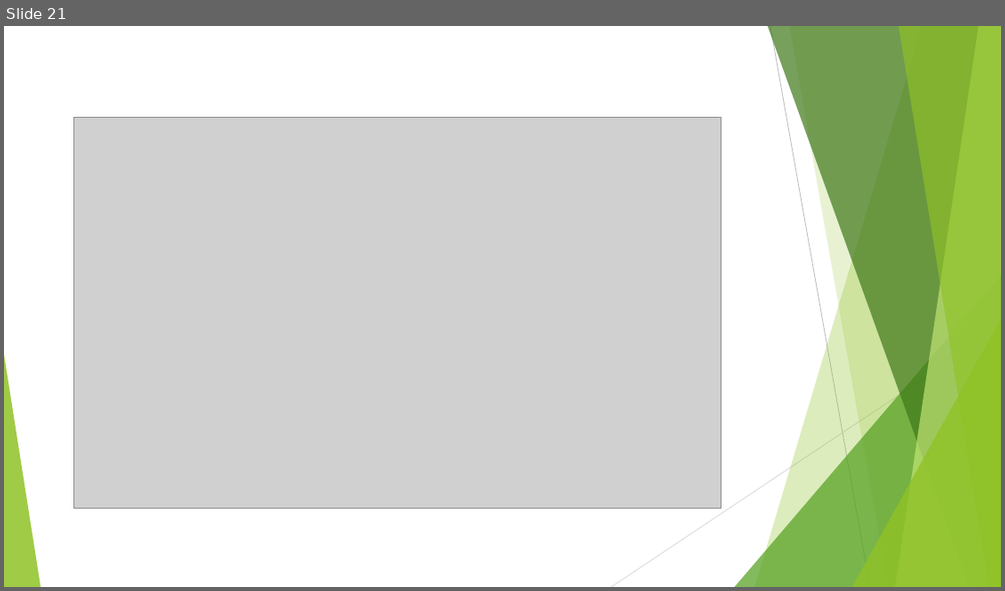
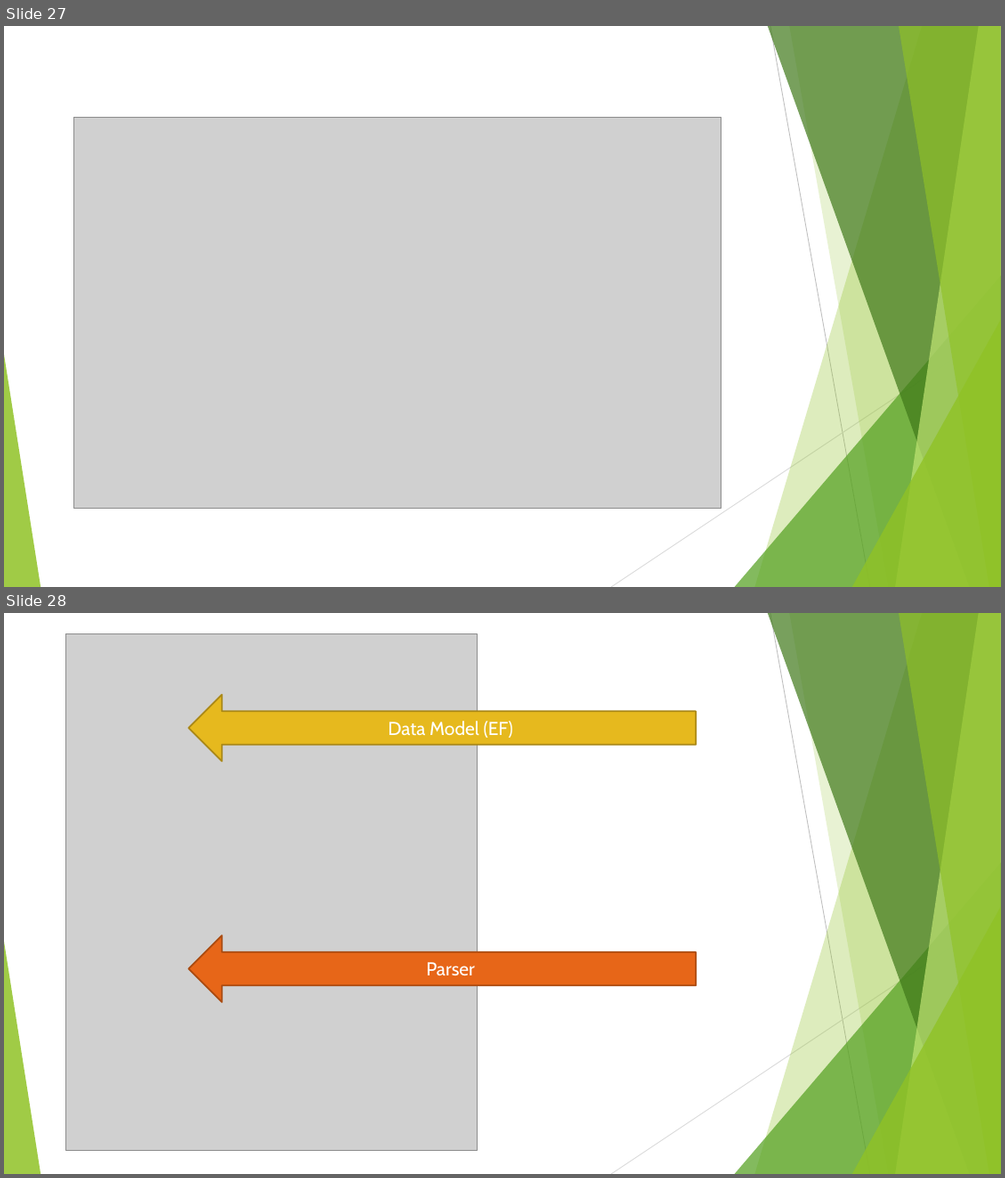
Before and after one commit to TKostyrkaWSEI/MDXHelper, a slide deck: _DCDemoFiles/DCSlajdy.pptx. Shown one above the other, each under a label of ours: slide 21 before the commit, slides 27 and 28 after it. The pictures are 1005x591 and 1005x1178 pixels, drawn with LibreOffice and Linux fonts; fonts in the diff are those of the drawing; grey boxes stand for pictures. Boxes give left, top, right and bottom in pixels: in the first picture for what was removed or moved away, otherwise in the second. Text is boxed around its words. In the diff, an @@ line names an element or a change of style, - is before the commit and + after.

```diff
--- a/_DCDemoFiles/DCSlajdy.pptx
+++ b/_DCDemoFiles/DCSlajdy.pptx
@@ slide 28 added at (4,613,1001,1174), background #FFFFFF; not listed: 10 template elements that a slide beside it also shows @@
@@ picture added at (66,634,477,1150) @@
@@ right arrow added at (189,695,696,761), fill #E6B91E, outline #AA8916 1.5 pt, 18 pt, text #FFFFFF @@
+Data Model (EF)
@@ right arrow added at (189,935,696,1002), fill #E76618, outline #AB4B12 1.5 pt, 18 pt, text #FFFFFF @@
+Parser
@@ what was slide 21 is now slide 27 @@
```
Also in this commit, not shown: 1 slide changed, 11 other slides added, 11 other files.
